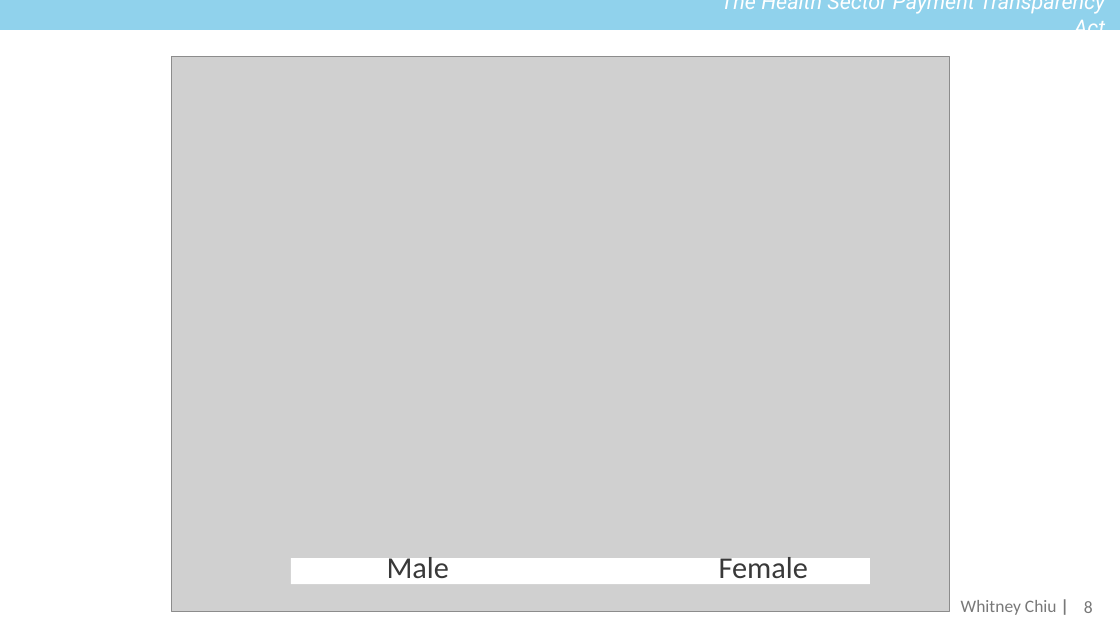
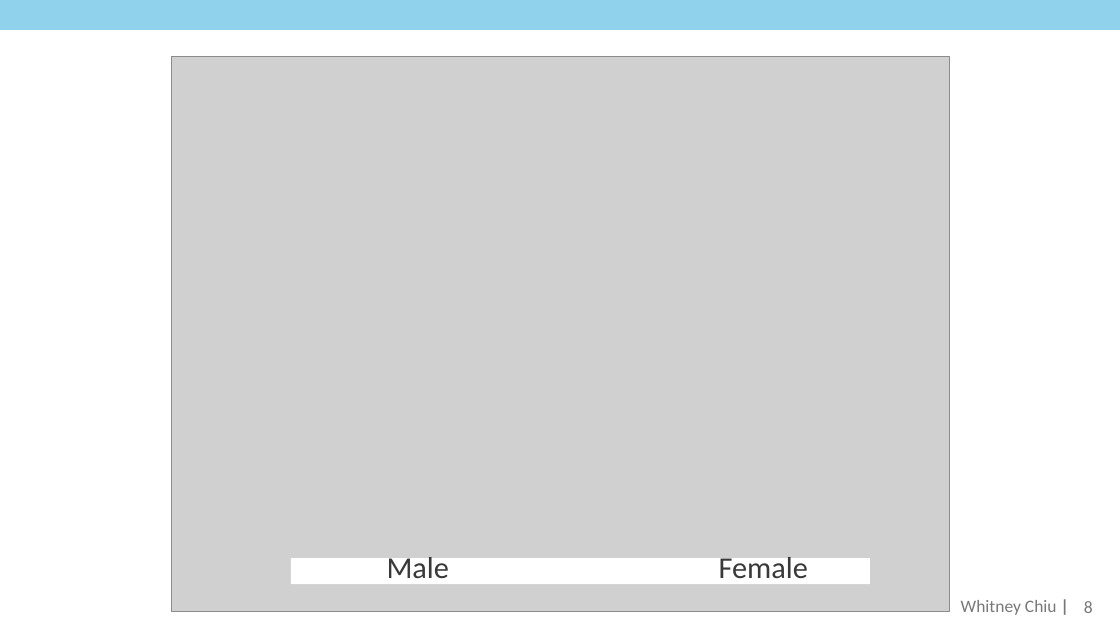
Before and after one commit to whitneychiu/CocaineUsagePrediction, a slide deck: slide 8 of Whitney-CocainUsagePrediction.pptx. Drawn at 1120x630 pixels with LibreOffice and Linux fonts; fonts in the diff are those of the drawing; grey boxes stand for pictures. Boxes give left, top, right and bottom in pixels: in the first picture for what was removed or moved away, otherwise in the second. Text is boxed around its words. In the diff, an @@ line names an element or a change of style, - is before the commit and + after.

```diff
--- a/Whitney-CocainUsagePrediction.pptx
+++ b/Whitney-CocainUsagePrediction.pptx
@@ text removed at <box>721,0,1106,30</box> @@
-The Health Sector Payment Transparency Act
```
Also in this commit, not shown: 4 other slides changed.
